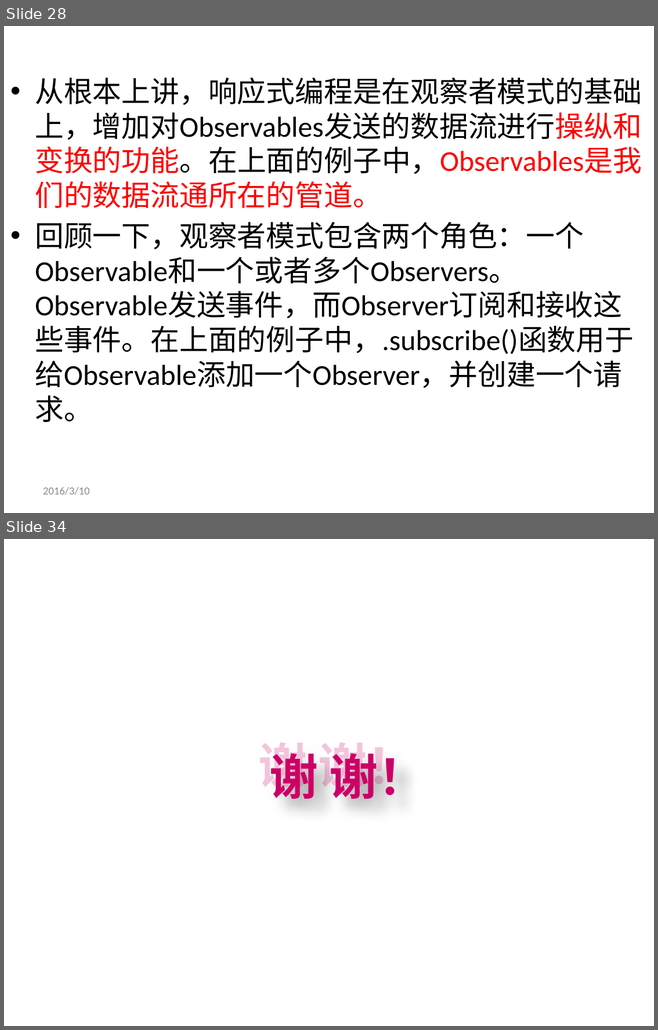
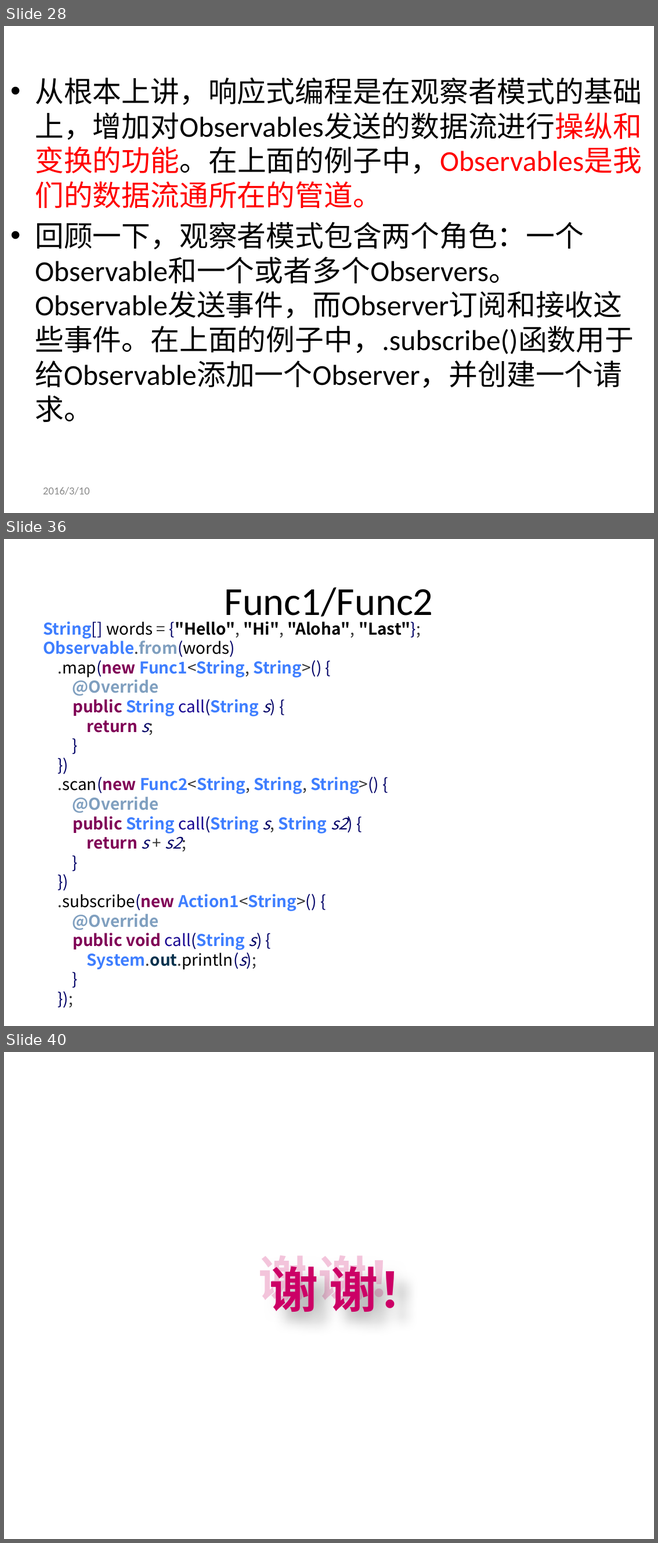
Before and after one commit to genglei-cuan/Study, a slide deck: notes/rxjava/RxJava简介.pptx. Shown one above the other, each under a label of ours: slides 28 and 34 before the commit, slides 28, 36 and 40 after it; the slides between them are not shown. The pictures are 658x1030 and 658x1543 pixels, drawn with LibreOffice and Linux fonts; fonts in the diff are those of the drawing; background and template pictures are left out. Boxes give left, top, right and bottom in pixels: in the first picture for what was removed or moved away, otherwise in the second. Text is boxed around its words. In the diff, an @@ line names an element or a change of style, - is before the commit and + after.

```diff
--- a/notes/rxjava/RxJava简介.pptx
+++ b/notes/rxjava/RxJava简介.pptx
@@ slide 36 added at (4, 539, 654, 1026), background picture (left out) @@
@@ title added at (224, 587, 433, 624), 44 pt, text #000000 @@
+Func1/Func2
@@ text added at (43, 621, 420, 970), 18 pt, text #3E7EFF, bold @@
+String[] words = {"Hello", "Hi", "Aloha", "Last"};
+Observable.from(words)
+.map(new Func1<String, String>() {
+@Override
+public String call(String s) {
+return s;
+}
+})
+.scan(new Func2<String, String, String>() {
+@Override
+public String call(String s, String s2) {
+return s + s2;
+}
+})
+.subscribe(new Action1<String>() {
+@Override
+public void call(String s) {
+System.out.println(s);
+}
+});
@@ text added at (43, 999, 90, 1008), 12 pt, text #898989 @@
+2016/3/10
@@ what was slide 34 is now slide 40 @@
```
Also in this commit, not shown: 26 slides changed, 5 other slides added.
